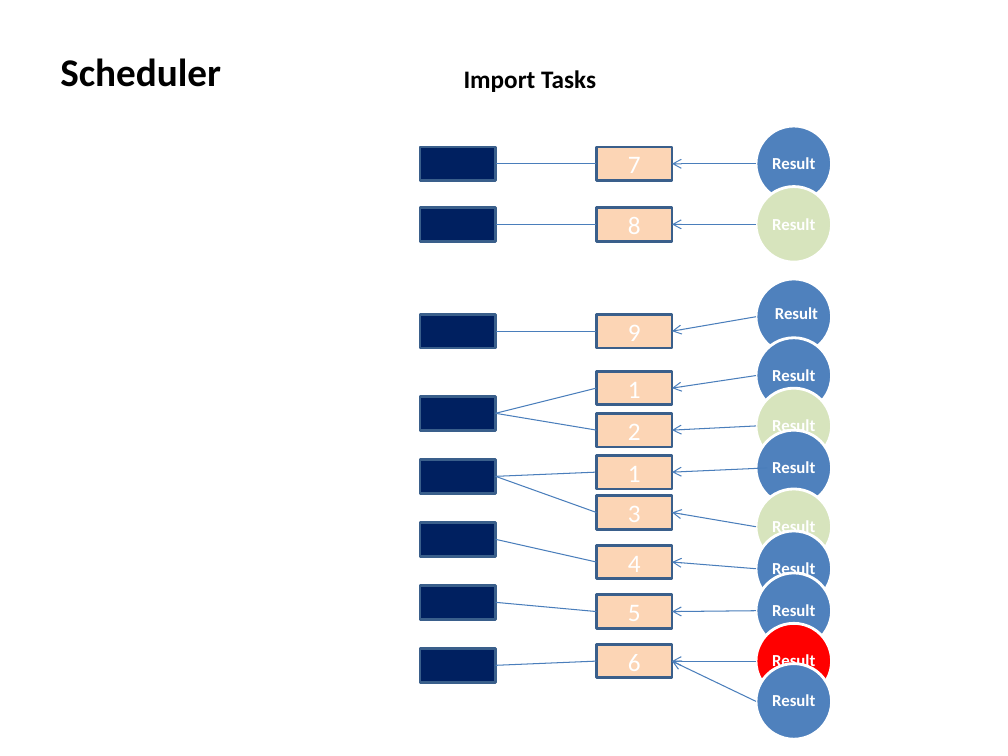
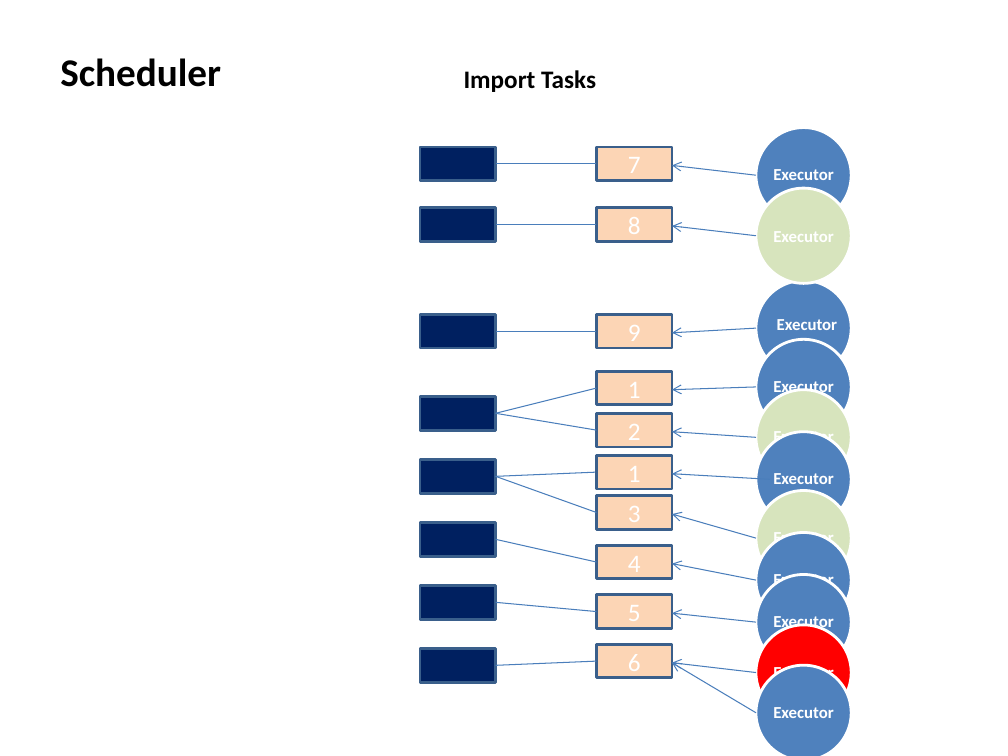
Before and after one commit to happylennychen/BCLabManager, a slide deck: slide 7 of Doc/V5 design doc.pptx. Drawn at 1008x756 pixels with LibreOffice and Linux fonts; fonts in the diff are those of the drawing. Boxes give left, top, right and bottom in pixels: in the first picture for what was removed or moved away, otherwise in the second. Text is boxed around its words. In the diff, an @@ line names an element or a change of style, - is before the commit and + after.

```diff
--- a/Doc/V5 design doc.pptx
+++ b/Doc/V5 design doc.pptx
@@ ellipse: place and size @@
-ellipse at box(756, 126, 832, 202)
+ellipse at box(756, 128, 851, 223)
@@ arrow moved from (756, 163) - (672, 163) to (756, 175) - (672, 165) @@
@@ text at box(773, 169, 834, 180): text changed @@
-Result
+Executor
@@ ellipse: place and size @@
-ellipse at box(756, 186, 832, 262)
+ellipse at box(756, 188, 851, 283)
@@ arrow moved from (756, 225) - (672, 225) to (756, 236) - (672, 226) @@
@@ ellipse: place and size @@
-ellipse at box(756, 279, 832, 355)
+ellipse at box(756, 280, 851, 375)
@@ arrow moved from (756, 317) - (672, 332) to (756, 329) - (672, 333) @@
@@ text at box(777, 319, 838, 330): text changed @@
-Result
+Executor
@@ ellipse: place and size @@
-ellipse at box(756, 338, 832, 413)
+ellipse at box(756, 340, 851, 434)
@@ arrow moved from (756, 376) - (672, 388) to (756, 387) - (672, 390) @@
@@ text at box(773, 378, 834, 396): text changed @@
-Result
+Executor
@@ ellipse: place and size @@
-ellipse at box(756, 388, 832, 464)
+ellipse at box(756, 390, 851, 485)
@@ arrow moved from (756, 426) - (672, 430) to (756, 437) - (672, 431) @@
@@ ellipse: place and size @@
-ellipse at box(756, 430, 832, 506)
+ellipse at box(756, 431, 851, 526)
@@ text at box(773, 429, 834, 445): text changed @@
-Result
+Executor
@@ arrow moved from (767, 468) - (672, 472) to (770, 480) - (672, 474) @@
@@ text at box(773, 473, 834, 484): text changed @@
-Result
+Executor
@@ ellipse: place and size @@
-ellipse at box(756, 489, 832, 564)
+ellipse at box(756, 491, 851, 586)
@@ arrow moved from (756, 527) - (672, 512) to (756, 538) - (672, 514) @@
@@ ellipse: place and size @@
-ellipse at box(756, 531, 832, 607)
+ellipse at box(756, 532, 851, 627)
@@ text at box(773, 530, 834, 545): text changed @@
-Result
+Executor
@@ arrow moved from (756, 569) - (672, 562) to (756, 581) - (672, 563) @@
@@ ellipse: place and size @@
-ellipse at box(756, 573, 832, 648)
+ellipse at box(756, 575, 851, 669)
@@ text at box(773, 573, 834, 587): text changed @@
-Result
+Executor
@@ arrow moved from (756, 611) - (672, 612) to (756, 622) - (672, 613) @@
@@ ellipse: place and size @@
-ellipse at box(756, 623, 832, 699)
+ellipse at box(756, 625, 851, 720)
@@ text at box(773, 614, 834, 632): text changed @@
-Result
+Executor
@@ arrow moved from (756, 702) - (672, 661) to (756, 713) - (672, 662) @@
@@ arrow moved from (756, 661) - (672, 661) to (756, 672) - (672, 662) @@
@@ ellipse: place and size @@
-ellipse at box(756, 663, 832, 739)
+ellipse at box(756, 665, 851, 756)
@@ text at box(773, 664, 834, 678): text changed @@
-Result
+Executor
@@ text at box(773, 707, 834, 718): text changed @@
-Result
+Executor
```
Also in this commit, not shown: 6 other slides changed, 7 other files.
